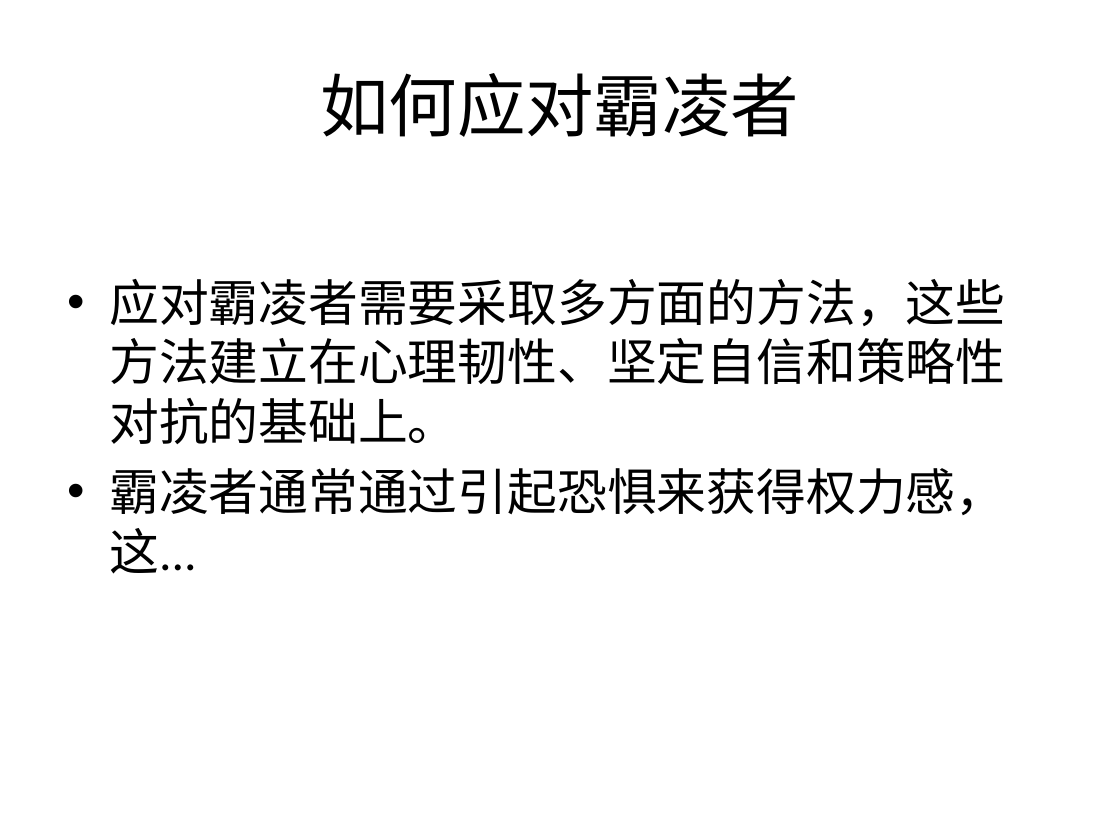
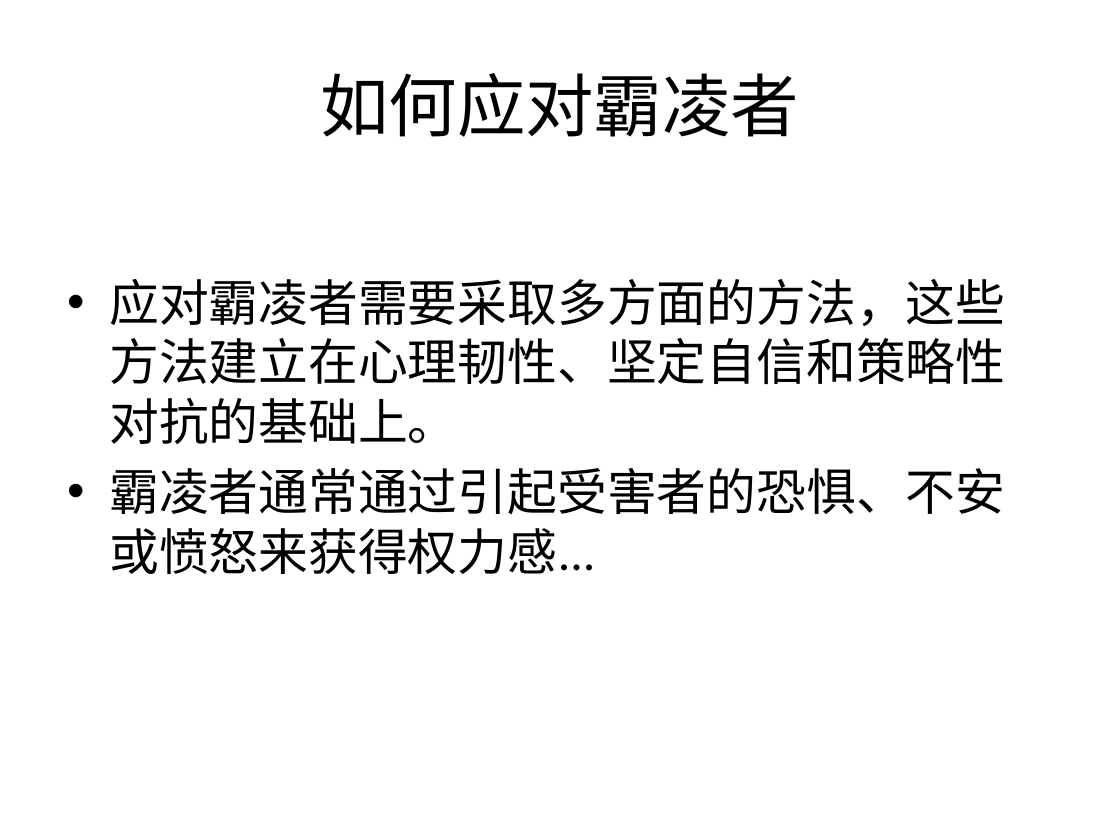
Before and after one commit to arham4748/QA-Project, a slide deck: slide 1 of Target Folder/QA-Files/zh-CN/Topics_Presentation.pptx. Drawn at 1120x840 pixels with LibreOffice and Linux fonts; fonts in the diff are those of the drawing. Boxes give left, top, right and bottom in pixels: in the first picture for what was removed or moved away, otherwise in the second. Text is boxed around its words. In the diff, an @@ line names an element or a change of style, - is before the commit and + after.

```diff
--- a/Target Folder/QA-Files/zh-CN/Topics_Presentation.pptx
+++ b/Target Folder/QA-Files/zh-CN/Topics_Presentation.pptx
@@ text at [109, 468, 1005, 574]: text changed @@
-• 霸凌者通常通过引起恐惧来获得权力感，这...
+• 霸凌者通常通过引起受害者的恐惧、不安或愤怒来获得权力感...
```
Also in this commit, not shown: 1 other slide changed.
